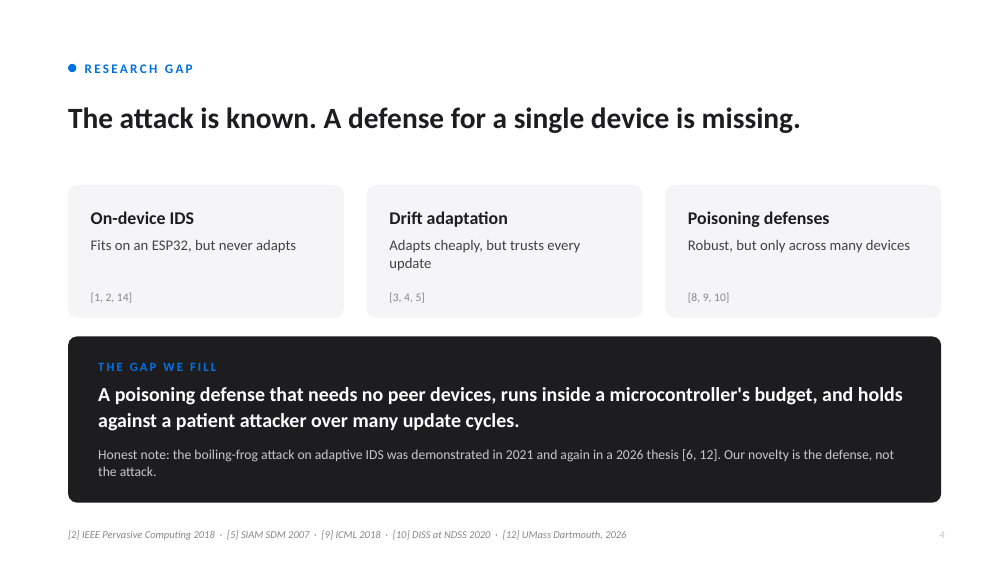
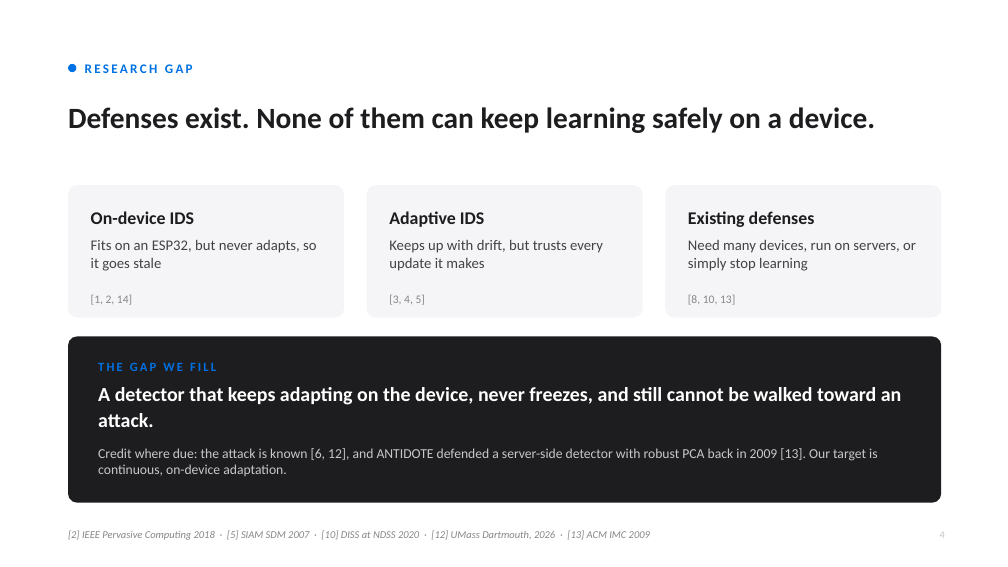
Before and after one commit to IOT-snu/brainstorming, a slide deck: slide 4 of CSD457_First_Presentation.pptx. Drawn at 1008x567 pixels with LibreOffice and Linux fonts; fonts in the diff are those of the drawing. Boxes give left, top, right and bottom in pixels: in the first picture for what was removed or moved away, otherwise in the second. Text is boxed around its words. In the diff, an @@ line names an element or a change of style, - is before the commit and + after.

```diff
--- a/CSD457_First_Presentation.pptx
+++ b/CSD457_First_Presentation.pptx
@@ text at <box>68,107,875,133</box>: text changed @@
-The attack is known. A defense for a single device is missing.
+Defenses exist. None of them can keep learning safely on a device.
@@ text at <box>389,211,484,227</box>: text changed @@
-Drift adaptation
+Adaptive IDS
@@ text at <box>688,211,815,227</box>: text changed @@
-Poisoning defenses
+Existing defenses
@@ text at <box>91,240,316,271</box>: text changed @@
-Fits on an ESP32, but never adapts
+Fits on an ESP32, but never adapts, so it goes stale
@@ text at <box>389,240,603,271</box>: text changed @@
-Adapts cheaply, but trusts every update
+Keeps up with drift, but trusts every update it makes
@@ text at <box>688,240,916,271</box>: text changed @@
-Robust, but only across many devices
+Need many devices, run on servers, or simply stop learning
@@ text at <box>688,295,735,305</box>: text changed @@
-[8, 9, 10]
+[8, 10, 13]
@@ text at <box>98,387,901,427</box>: text changed @@
-A poisoning defense that needs no peer devices, runs inside a microcontroller's budget, and holds against a patient attacker over many update cycles.
+A detector that keeps adapting on the device, never freezes, and still cannot be walked toward an attack.
@@ text at <box>98,448,877,476</box>: text changed @@
-Honest note: the boiling-frog attack on adaptive IDS was demonstrated in 2021 and again in a 2026 thesis [6, 12]. Our novelty is the defense, not the attack.
+Credit where due: the attack is known [6, 12], and ANTIDOTE defended a server-side detector with robust PCA back in 2009 [13]. Our target is continuous, on-device adaptation.
@@ text at <box>68,530,650,540</box>: text changed @@
-[2] IEEE Pervasive Computing 2018 · [5] SIAM SDM 2007 · [9] ICML 2018 · [10] DISS at NDSS 2020 · [12] UMass Dartmouth, 2026
+[2] IEEE Pervasive Computing 2018 · [5] SIAM SDM 2007 · [10] DISS at NDSS 2020 · [12] UMass Dartmouth, 2026 · [13] ACM IMC 2009
```
Also in this commit, not shown: 6 other slides changed, 1 slide added, 1 slide removed, 7 other files.
